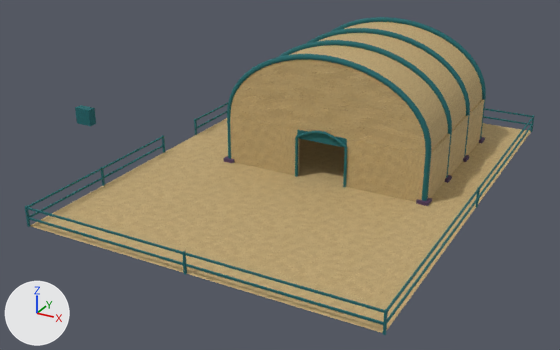
An edit to the glTF model assets/ship_commons/commons_coarse.glb, drawn before and after from the same camera.
The view is the same before and after, from a 50 mm camera at (46.0, -38.1, 77.8) aimed at (22.8, 4.2, 56.7). Lighting does not change. The marker at lower left points along +X, +Y and +Z. The first picture is the older version. Vertices at exactly the same position are counted once.

Names of what the first picture shows: 'Commons painted kit'.
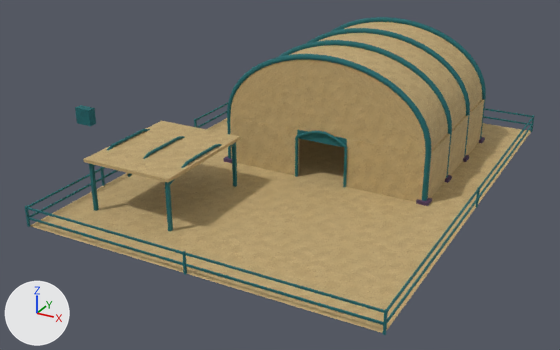
The change, as JSON lines over the scene's bpy script:
```json
{"block": "me_cube_155", "where": "# used by ob_commons_painted_kit; location = (14.0, -3.5, 57.55)"}
{"op": "remove", "block": "me_cube_155", "code": "me_cube_155.from_pydata(...)  # 1605 vertices, 2988 faces; spans x -9.7..22.1, y -6.6..23.6, z -0.6..7.9"}
{"op": "add", "block": "me_cube_155", "code": "me_cube_155.from_pydata(...)  # 3661 vertices, 7176 faces; spans x -9.7..22.1, y -6.6..23.6, z -0.6..7.9"}
{"block": "me_cube_155", "change": "me_cube_155 part 1: a new loose piece, a box spanning x 1.9..2.1, y -3.1..-2.9, z -0.55..2.55, in mat_commons_uv_gouache_atlas (picture img_paint_atlas_v1)"}
{"block": "me_cube_155", "change": "me_cube_155 part 2: a new loose piece, a box spanning x 7.4..7.6, y -3.1..-2.9, z -0.55..2.55, in mat_commons_uv_gouache_atlas (picture img_paint_atlas_v1)"}
{"block": "me_cube_155", "change": "me_cube_155 part 3: a new loose piece, a box spanning x 7.4..7.6, y 3.9..4.1, z -0.55..2.55, in mat_commons_uv_gouache_atlas (picture img_paint_atlas_v1)"}
{"block": "me_cube_155", "change": "me_cube_155 part 4: a new loose piece of 98 vertices spanning x 1.7..7.8, y -3.3..4.3, z 2.7..2.8, in mat_commons_uv_gouache_atlas (picture img_paint_atlas_v1)"}
{"block": "me_cube_155", "change": "me_cube_155 part 5: a new loose piece of 24 vertices spanning x 1.9..2.1, y -3.0..4.0, z 2.2..3.0, in mat_commons_uv_gouache_atlas (picture img_paint_atlas_v1)"}
{"block": "me_cube_155", "change": "me_cube_155 part 6: a new loose piece of 24 vertices spanning x 4.7..4.8, y -3.0..4.0, z 2.2..3.0, in mat_commons_uv_gouache_atlas (picture img_paint_atlas_v1)"}
{"block": "me_cube_155", "change": "me_cube_155 part 7: a new loose piece of 24 vertices spanning x 7.4..7.6, y -3.0..4.0, z 2.2..3.0, in mat_commons_uv_gouache_atlas (picture img_paint_atlas_v1)"}
{"block": "me_cube_155", "change": "me_cube_155 part 8: 2716 kept faces spanning x -9.7..22.1, y -6.6..23.6, z -0.6..7.9 get new texture (UV) coordinates"}
{"block": "me_cube_155", "change": "other edits to the shape of me_cube_155 do not show in these pictures"}
```

What differs and where, as boxes [x1, y1, x2, y2] in the pictures (560 x 350 px):
```json
{"part": 1, "of": "me_cube_155", "change": "added", "after": [89, 164, 99, 211]}
{"part": 2, "of": "me_cube_155", "change": "added", "after": [165, 182, 173, 231]}
{"part": 3, "of": "me_cube_155", "change": "added", "after": [232, 142, 237, 187]}
{"part": 4, "of": "me_cube_155", "change": "added", "after": [83, 121, 240, 183], "on screen": "brown"}
{"part": 5, "of": "me_cube_155", "change": "added", "after": [94, 129, 150, 166]}
{"part": 6, "of": "me_cube_155", "change": "added", "after": [127, 136, 185, 177]}
{"part": 7, "of": "me_cube_155", "change": "added", "after": [170, 144, 234, 184]}
{"part": 8, "of": "me_cube_155", "change": "surface changed", "before": [72, 59, 397, 297], "after": [72, 59, 397, 297]}
```
